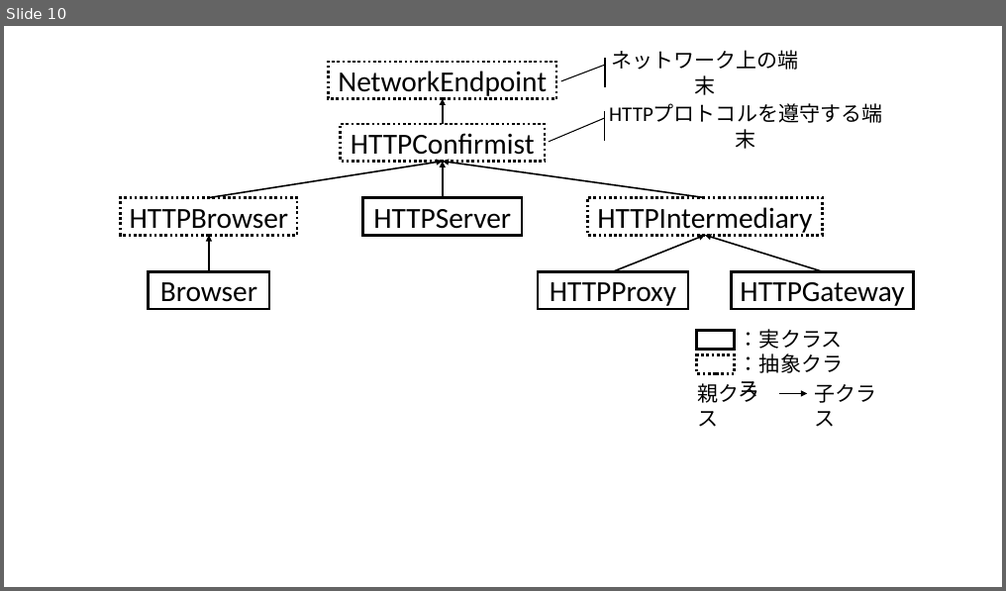
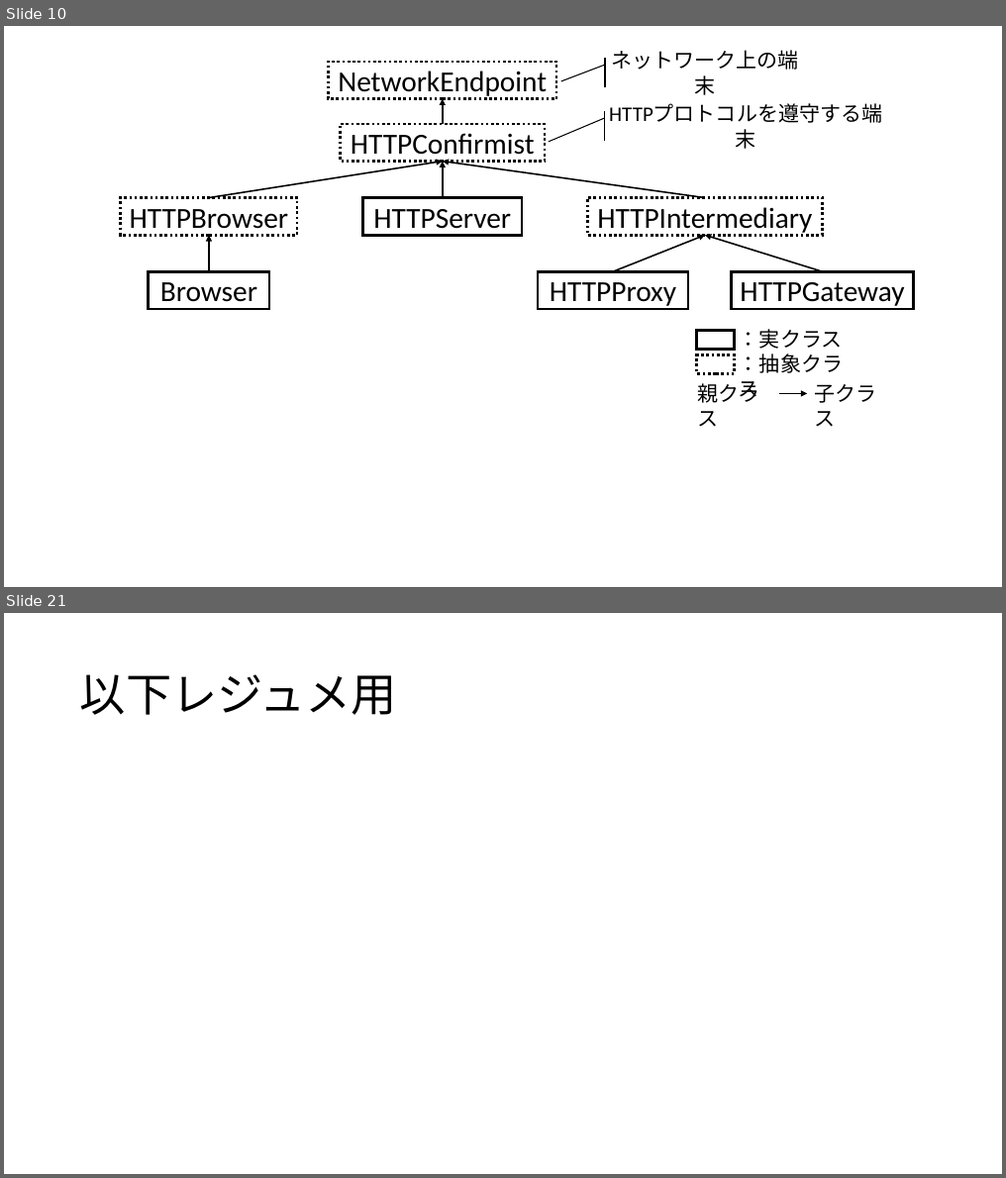
Before and after one commit to simahell/Master-Thesis, a slide deck: fig/fig.pptx. Shown one above the other, each under a label of ours: slide 10 before the commit, slides 10 and 21 after it; the slides between them are not shown. The pictures are 1006x591 and 1006x1178 pixels, drawn with LibreOffice and Linux fonts; fonts in the diff are those of the drawing. Boxes give left, top, right and bottom in pixels: in the first picture for what was removed or moved away, otherwise in the second. Text is boxed around its words. In the diff, an @@ line names an element or a change of style, - is before the commit and + after.

```diff
--- a/fig/fig.pptx
+++ b/fig/fig.pptx
@@ slide 21 added at [4, 613, 1002, 1174], background #FFFFFF @@
@@ title added at [80, 674, 397, 715], 44 pt, text #000000 @@
+以下レジュメ用
```
Also in this commit, not shown: 11 other slides added.
